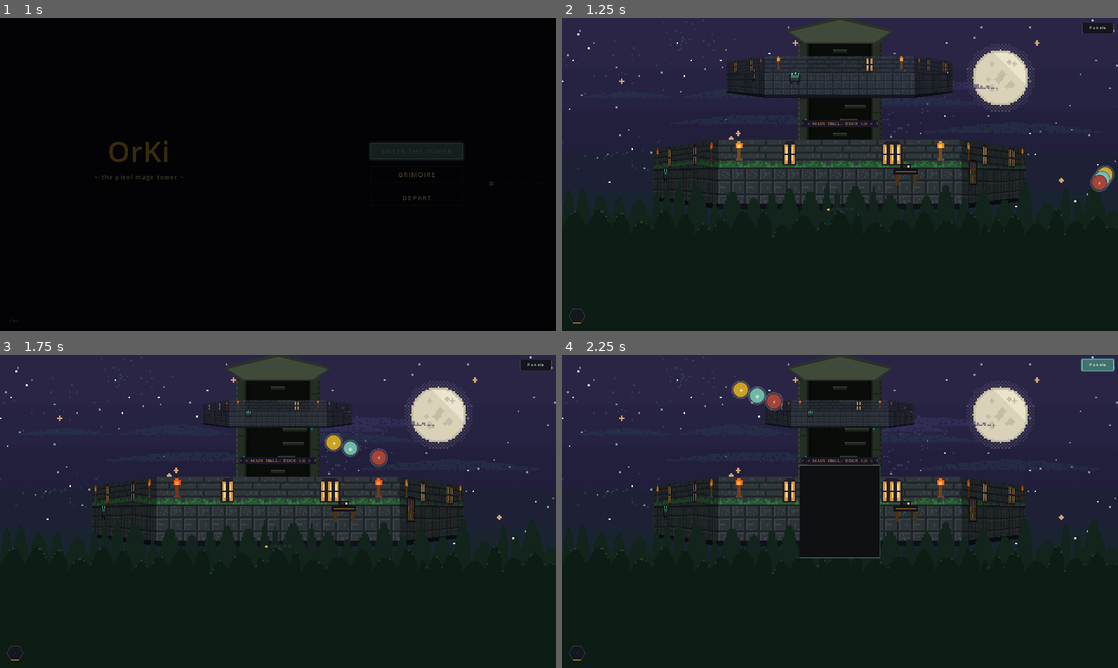
Above: before the commit, frames 1-4 (two rows, left to right).
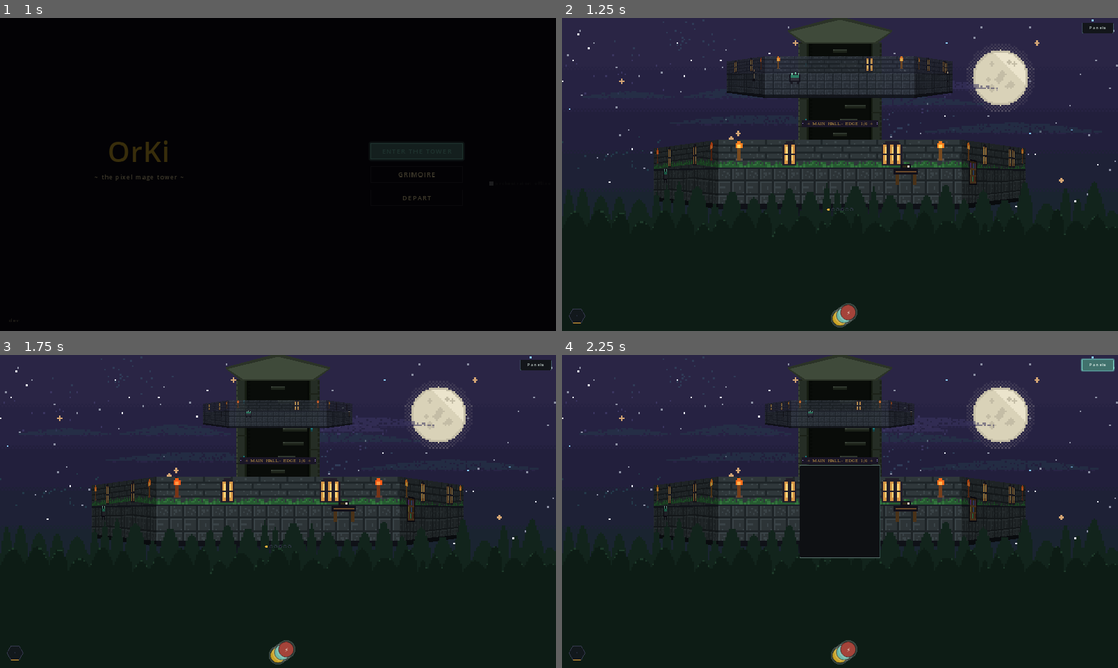
Above: after the commit, the same moments.

Repository: Kiriketsuki/agenKic-orKistrator
Game: Godot game, scene res://scenes/title_screen.tscn
Two runs of this game, one before a commit and one after it. Both use one fixed random seed, a clock stepped at 60 frames per second and the inputs below.
Inputs (mouse positions are in pixels of both pictures, inside the frame that each line leads up to):
- Up to frame 1 (1 s): click "ENTER THE TOWER" at 0.5 s
- Up to frame 2 (1.25 s): no input
- Up to frame 3 (1.75 s): tap Enter (ui_accept) at 1.25 s; drag from (544, 511) to (333, 442) at 1.27 s
- Up to frame 4 (2.25 s): click "Panels" at 2 s

Frame 1 is identical in both runs. In frame 2, 0.5% of the frame differs, in the area x 48-100%, y 47-99%; in frame 3, 0.7%; in frame 4, 0.7%, in the area x 30-54%, y 8-99%.

Commit message:
fix(ui): dock the orb flock at bottom center
Released and flicked orbs now gravitate to the middle bottom of the
screen instead of the nearest edge, per keeper preference. Adds
OrbPhysics.bottom_center_anchor with headless coverage.

Diff:
--- a/godot/scripts/ui/orb_flock.gd
+++ b/godot/scripts/ui/orb_flock.gd
@@ -57,7 +57,7 @@
 var _flyout_rect: Rect2 = Rect2()
 
 var _state: State = State.DOCKED
-var _edge: OrbPhysics.Edge = OrbPhysics.Edge.RIGHT
+var _edge: OrbPhysics.Edge = OrbPhysics.Edge.BOTTOM
 var _dock_height: float = 0.0
 var _lead_position: Vector2 = Vector2.ZERO
 var _velocity: Vector2 = Vector2.ZERO
@@ -168,8 +168,8 @@
 		_lead_position = result["position"]
 		_velocity = result["velocity"]
 		return
-	_edge = OrbPhysics.nearest_edge(_lead_position, viewport_size)
-	var target: Vector2 = OrbPhysics.edge_dock_anchor(_edge, viewport_size, ORB_RADIUS, _lead_position.y)
+	_edge = OrbPhysics.Edge.BOTTOM
+	var target: Vector2 = OrbPhysics.bottom_center_anchor(viewport_size, ORB_RADIUS)
 	var spring: Dictionary = OrbPhysics.spring_step(_lead_position, target, _velocity, delta)
 	_lead_position = spring["position"]
 	_velocity = spring["velocity"]
@@ -185,7 +185,7 @@
 
 func _snap_dock_positions() -> void:
 	var viewport_size: Vector2 = get_viewport_rect().size
-	var anchor: Vector2 = OrbPhysics.edge_dock_anchor(_edge, viewport_size, ORB_RADIUS, _dock_height)
+	var anchor: Vector2 = OrbPhysics.bottom_center_anchor(viewport_size, ORB_RADIUS)
 	for i in _orbs.size():
 		var pos: Vector2 = anchor + OrbPhysics.stack_offset(i, _edge)
 		_trail_positions[i] = pos
--- a/godot/scripts/ui/orb_physics.gd
+++ b/godot/scripts/ui/orb_physics.gd
@@ -71,6 +71,13 @@
 			return Vector2(clampf(height, radius + DOCK_MARGIN_PX, viewport_size.x - radius - DOCK_MARGIN_PX), viewport_size.y - radius - DOCK_MARGIN_PX)
 		_:
 			return Vector2(radius + DOCK_MARGIN_PX, clamped_height)
+
+
+## The flock's resting dock: centered horizontally, resting on the bottom
+## edge with the standard margin. The keeper's rule: released orbs
+## gravitate to the middle bottom of the screen.
+static func bottom_center_anchor(viewport_size: Vector2, radius: float) -> Vector2:
+	return Vector2(viewport_size.x * 0.5, viewport_size.y - radius - DOCK_MARGIN_PX)
 
 
 ## One spring-damper integration step moving `current` toward `target`.
--- a/godot/tests/orb_physics_test.gd
+++ b/godot/tests/orb_physics_test.gd
@@ -21,6 +21,7 @@
 	_run_momentum_ricochet_fraction_case(failures)
 	_run_momentum_drag_settles_case(failures)
 	_run_stack_offset_cases(failures)
+	_run_bottom_center_anchor_cases(failures)
 	if failures.is_empty():
 		print("orb_physics_test: all cases passed")
 		quit(0)
@@ -45,6 +46,19 @@
 		var got: OrbPhysics.Edge = OrbPhysics.nearest_edge(c["pos"], viewport)
 		if got != c["expect"]:
 			failures.append("nearest_edge(%s) expected %d, got %d" % [c["pos"], c["expect"], got])
+
+
+## bottom_center_anchor() must sit centered on x and `radius + margin` off
+## the bottom edge, for any viewport size.
+func _run_bottom_center_anchor_cases(failures: Array[String]) -> void:
+	var radius: float = 24.0
+	for viewport: Vector2 in [Vector2(1000.0, 800.0), Vector2(1920.0, 1080.0)]:
+		var anchor: Vector2 = OrbPhysics.bottom_center_anchor(viewport, radius)
+		if not is_equal_approx(anchor.x, viewport.x * 0.5):
+			failures.append("bottom_center_anchor x expected %f, got %f" % [viewport.x * 0.5, anchor.x])
+		var expected_y: float = viewport.y - radius - OrbPhysics.DOCK_MARGIN_PX
+		if not is_equal_approx(anchor.y, expected_y):
+			failures.append("bottom_center_anchor y expected %f, got %f" % [expected_y, anchor.y])
 
 
 ## edge_dock_anchor() must sit `radius + margin` off the chosen edge and
Not shown, added: godot/scripts/ui/title_focus_math.gd.uid
